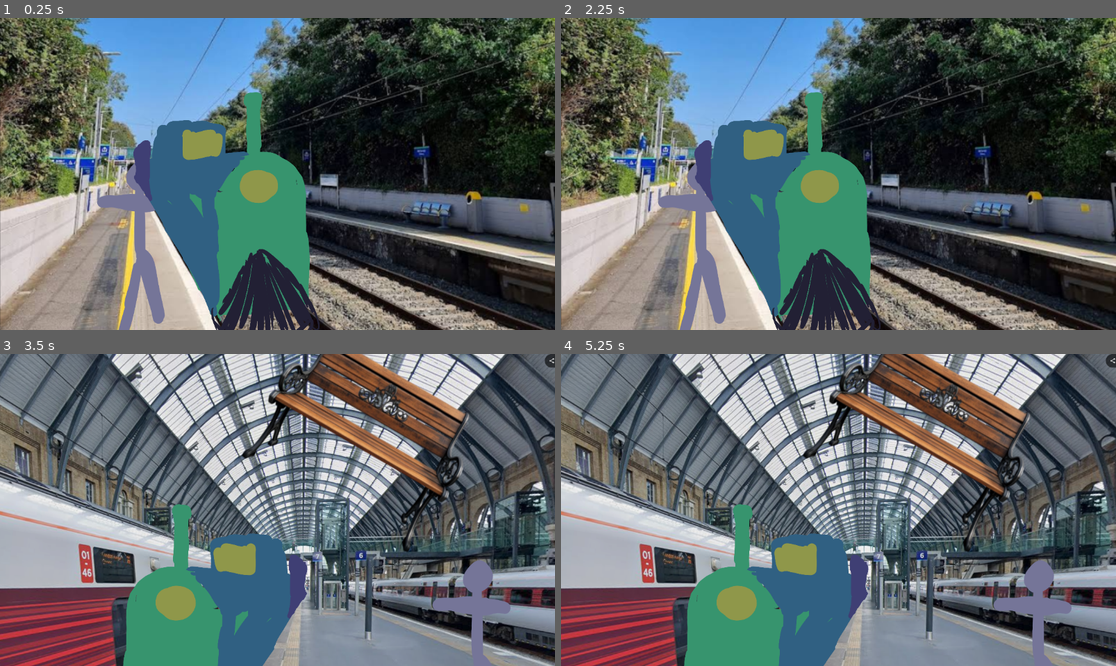
Above: before the commit, frames 1-4 (two rows, left to right).
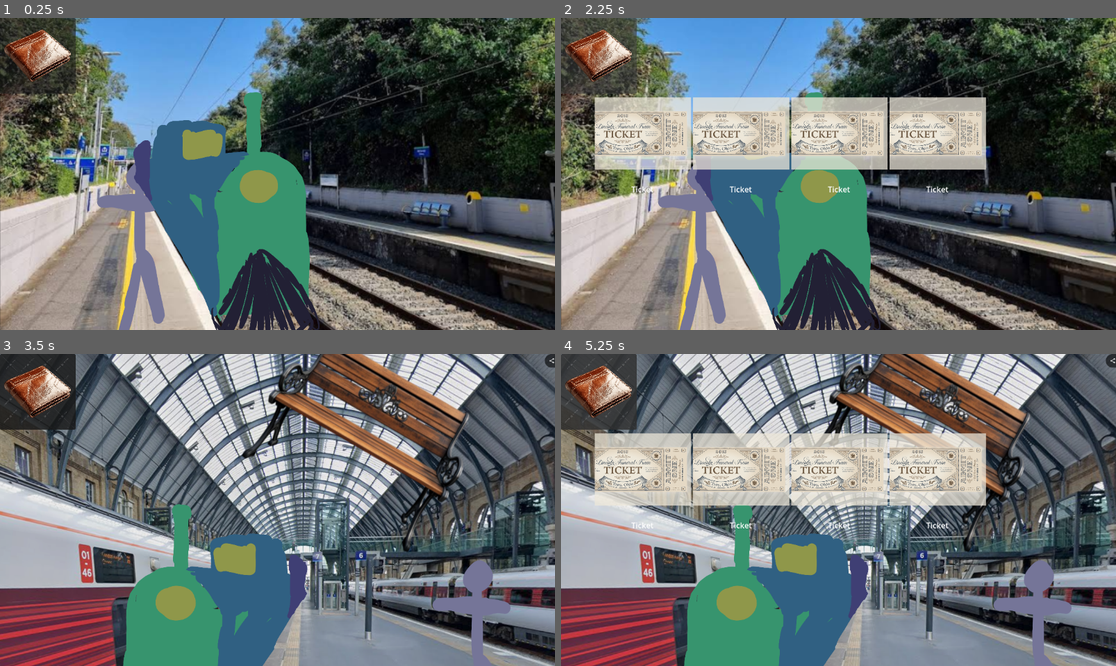
Above: after the commit, the same moments.

Repository: JCoMcL/ld59
Game: Godot game, scene res://root.tscn
Same seed, same stepped clock (60 frames per second), same inputs: the game is played once before the commit and once after it.
Inputs (mouse positions are in pixels of both pictures, inside the frame that each line leads up to):
- Up to frame 1 (0.25 s): no input
- Up to frame 2 (2.25 s): click (599, 55) at 0.52 s; click (599, 55) at 1.27 s; click (599, 55) at 2.02 s
- Up to frame 3 (3.5 s): tap Enter at 2.75 s; move the mouse to (222, 547) at 2.77 s; click (222, 547) at 2.92 s
- Up to frame 4 (5.25 s): click (599, 391) at 3.52 s; click (599, 391) at 4.27 s; click (599, 391) at 5.02 s

The runs differ from the first frame. In frame 1, 2.6% of the frame differs, in the area x 0-14%, y 0-25%; in frame 2, 18%, in the area x 0-77%, y 0-56%; in frame 3, 3.2%; in frame 4, 18%.

Commit message:
Invetory is here!

Diff:
--- a/root.gd
+++ b/root.gd
@@ -17,6 +17,11 @@
 	&"train4": ["4", "5"]
 }
 
+#UI
+var inventory := [] # Array of {name, image}
+var inventory_panel: InventoryPanel = null
+var inventory_button = null
+#Gameplay
 var current_train = TRAINS.keys()[0]
 var current_station = SCENES.keys()[1]
 var timetable = generate_timetable()
@@ -28,6 +33,15 @@
 		from = from.get_parent()
 	return from
 
+func _ready():
+	inventory.append({"name": "Ticket", "image": preload("res://ui/ticket.png")})
+	inventory.append({"name": "Ticket", "image": preload("res://ui/ticket.png")})
+	inventory.append({"name": "Ticket", "image": preload("res://ui/ticket.png")})
+	inventory.append({"name": "Ticket", "image": preload("res://ui/ticket.png")})
+
+	create_inventory_panel()
+	create_inventory_button()
+
 func change_scene(id:StringName):
 	assert(SCENES.has(id))
 	if SCENES[id] is PackedScene:
@@ -36,9 +50,39 @@
 	remove_child(backdrop)
 	backdrop = SCENES[id]
 	add_child(backdrop)
+	backdrop.z_index = -1
 	print("train: %s, station: %s" % [current_train, id])
 	print("other trains at station: %s" % ", ".join(get_other_trains(id)))
 	print("table of trains at station: %s" % ", ".join(timetable))
+	create_inventory_panel()
+	create_inventory_button()
+
+func create_inventory_button():
+	var inventory_button_scene := preload("res://ui/inventory_button.tscn")
+	inventory_button = inventory_button_scene.instantiate()
+	add_child(inventory_button)
+	inventory_button.pressed.connect(_on_inventory_button_pressed)
+	inventory_panel.visible = false
+
+func add_item_to_inventory(item_name: String, image: Texture):
+	inventory.append({"name": item_name, "image": image})
+
+func create_inventory_panel():
+	if inventory_panel == null:
+		var inventory_panel_scene = preload("res://ui/inventory_panel.tscn")
+		inventory_panel = inventory_panel_scene.instantiate()
+		add_child(inventory_panel)
+		inventory_panel.visible = false
+	inventory_panel.create_inventory_panel(inventory)
+	show_inventory_panel()
+
+
+func show_inventory_panel():
+	inventory_panel.visible = true
+
+func _on_inventory_button_pressed():
+	inventory_panel.visible = not inventory_panel.visible
+
 
 func get_trains(station_name:String) -> Array:
 	var trains = []
--- a/root.tscn
+++ b/root.tscn
@@ -2,7 +2,7 @@
 
 [ext_resource type="Script" uid="uid://xo1qhcuxhn47" path="res://root.gd" id="1_vvh5c"]
 [ext_resource type="PackedScene" uid="uid://bo8wpeovb82mm" path="res://stations/temp_station_1.tscn" id="2_28aoi"]
-[ext_resource type="Script" uid="uid://dmhx5kuub02rp" path="res://dialogue_panel.gd" id="3_jnlp7"]
+[ext_resource type="Script" uid="uid://dmhx5kuub02rp" path="res://ui/dialogue_panel.gd" id="3_jnlp7"]
 
 [node name="Root" type="Control" unique_id=226547074]
 layout_mode = 3
--- /dev/null
+++ b/ui/inventory_button.tscn
@@ -0,0 +1,9 @@
+[gd_scene format=3 uid="uid://b5nr0nl6kbfyb"]
+
+[ext_resource type="Texture2D" uid="uid://rs7bgqalhpbl" path="res://ui/inventory.png" id="1_n6hhf"]
+
+[node name="InventoryButton" type="Button" unique_id=588751978]
+offset_right = 157.0
+offset_bottom = 157.0
+icon = ExtResource("1_n6hhf")
+expand_icon = true
--- /dev/null
+++ b/ui/inventory_panel.gd
@@ -0,0 +1,27 @@
+@tool
+class_name InventoryPanel
+extends Control
+
+func _ready() -> void:
+	visible = false
+
+func create_inventory_panel(items:Array):
+	visible = true
+	var grid := $GridContainer
+	for child in grid.get_children():
+		child.queue_free()
+	for item in items:
+		var tex = TextureRect.new()
+		tex.texture = item["image"]
+		tex.set_custom_minimum_size(Vector2(200, 200))
+		tex.stretch_mode = TextureRect.STRETCH_KEEP_ASPECT_CENTERED
+		tex.expand_mode = TextureRect.EXPAND_FIT_WIDTH
+		tex.size_flags_horizontal = Control.SIZE_EXPAND_FILL
+		tex.size_flags_vertical = Control.SIZE_EXPAND_FILL
+		var label = Label.new()
+		label.text = item["name"]
+		label.horizontal_alignment = HORIZONTAL_ALIGNMENT_CENTER
+		var vbox = VBoxContainer.new()
+		vbox.add_child(tex)
+		vbox.add_child(label)
+		grid.add_child(vbox)
--- /dev/null
+++ b/ui/inventory_panel.tscn
@@ -0,0 +1,19 @@
+[gd_scene format=3 uid="uid://c6ecl0aklwkiq"]
+
+[ext_resource type="Script" uid="uid://c3bfip3x378k1" path="res://ui/inventory_panel.gd" id="1_shgow"]
+
+[node name="InventoryPanel" type="Control" unique_id=1029067927]
+visible = false
+layout_mode = 3
+anchors_preset = 0
+offset_left = 70.0
+offset_top = 140.0
+offset_right = 70.0
+offset_bottom = 70.0
+script = ExtResource("1_shgow")
+
+[node name="GridContainer" type="GridContainer" parent="." unique_id=995803429]
+layout_mode = 0
+anchor_right = 1.0
+anchor_bottom = 1.0
+columns = 25
Renamed: dialogue_panel.gd -> ui/dialogue_panel.gd
Renamed: dialogue_panel.gd.uid -> ui/dialogue_panel.gd.uid
Binary file added: ui/inventory.png
Not shown, added: ui/inventory.png.import
Not shown, added: ui/inventory_panel.gd.uid
Binary file added: ui/ticket.png
Not shown, added: ui/ticket.png.import
